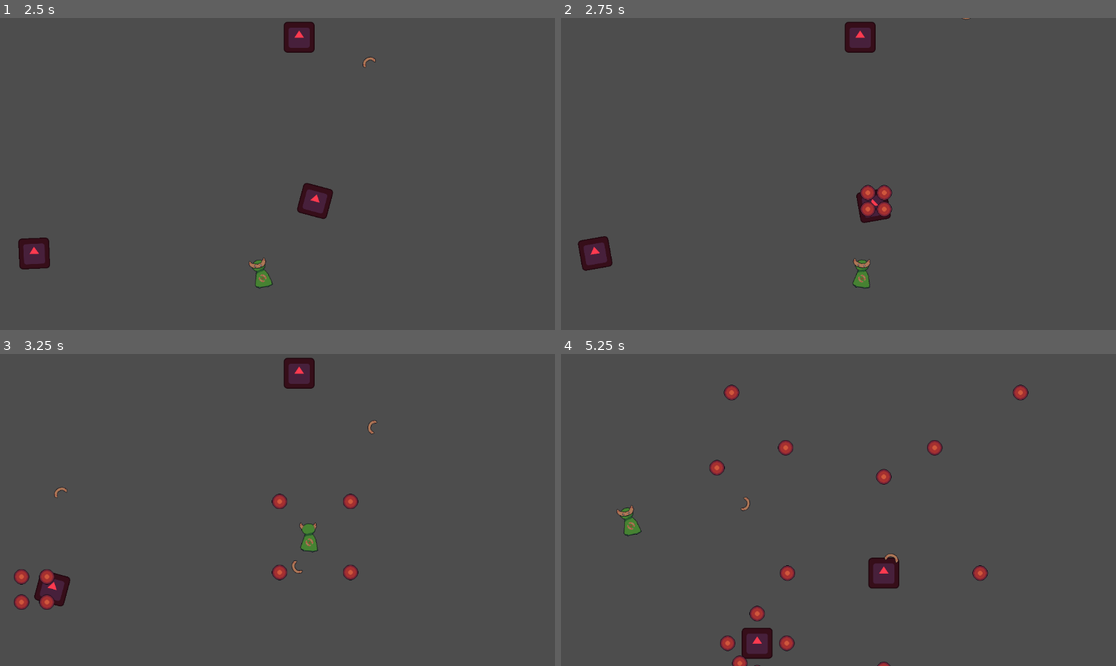
Above: before the commit, frames 1-4 (two rows, left to right).
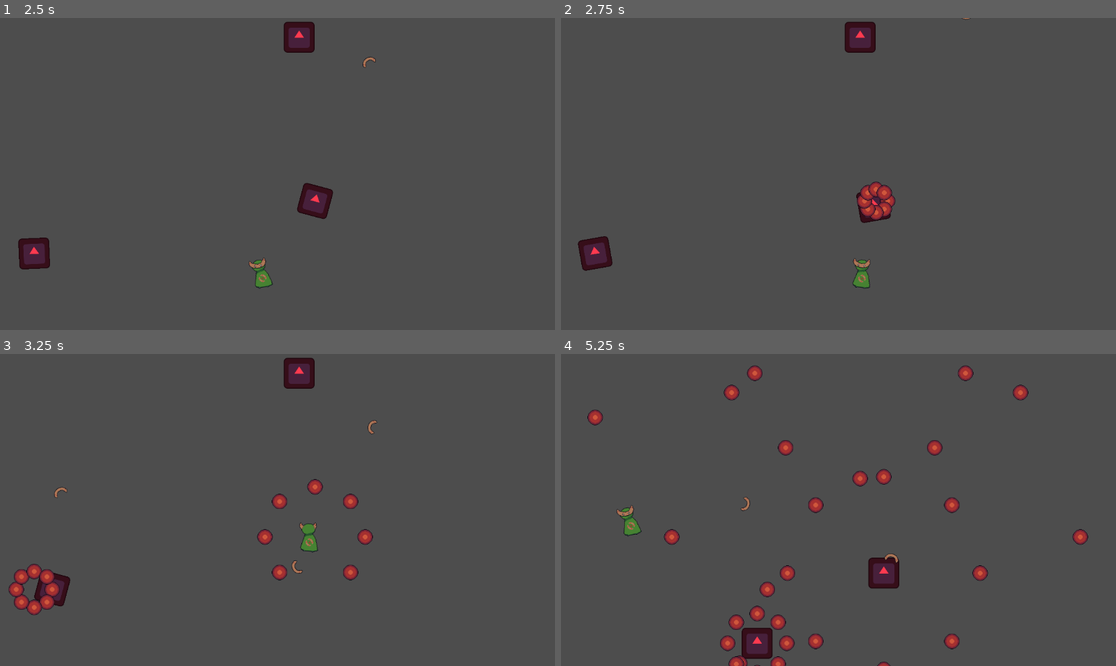
Above: after the commit, the same moments.

Repository: steve52/boomerang-guy-and-the-aglet
Game: Godot game, scene res://Scenes/game.tscn
Two runs of this game, one before a commit and one after it. Both use one fixed random seed, a clock stepped at 60 frames per second and the inputs below. The engine's default icon, where the game draws it, is replaced by a stand-in: a white triangle on a blue panel in a dark square.
Inputs (mouse positions are in pixels of both pictures, inside the frame that each line leads up to):
- Up to frame 1 (2.5 s): tap Enter at 0.5 s; move the mouse to (399, 158) at 0.52 s; hold D (Right) 0.53-1.28 s; click (399, 158) at 0.6 s; move the mouse to (166, 189) at 1.27 s; hold S (Down) 1.28-2.03 s; click (166, 189) at 1.35 s; move the mouse to (333, 105) at 2.02 s; hold D (Right) from 2.03 s (still down); click (333, 105) at 2.1 s
- Up to frame 2 (2.75 s): keep holding D (Right)
- Up to frame 3 (3.25 s): move the mouse to (249, 572) at 2.77 s; release D (Right) at 2.78 s; hold W (Up) from 2.78 s (still down); click (249, 572) at 2.85 s
- Up to frame 4 (5.25 s): move the mouse to (1005, 556) at 3.52 s; release W (Up) at 3.53 s; hold A (Left) 3.53-5.03 s; click (1005, 556) at 3.6 s; move the mouse to (672, 463) at 4.27 s; click (672, 463) at 4.35 s; move the mouse to (866, 510) at 5.02 s; hold S (Down) from 5.03 s (still down); click (866, 510) at 5.1 s

Frame 1 is identical in both runs. In frame 2, 0.2% of the frame differs, in the area x 53-61%, y 52-65%; in frame 3, 0.7%; in frame 4, 1.6%, in the area x 4-95%, y 3-100%.

Commit message:
player takes damage now

Diff:
--- a/Scenes/Enemies/Bullets/ChargingEnemyBullets.tscn
+++ b/Scenes/Enemies/Bullets/ChargingEnemyBullets.tscn
@@ -7,6 +7,8 @@
 radius = 15.033297
 
 [node name="BulletBase" type="Area2D" unique_id=1656104743]
+collision_layer = 16
+collision_mask = 9
 script = ExtResource("1_f3h6e")
 Speed = 160
 
@@ -15,3 +17,6 @@
 
 [node name="CollisionShape2D" type="CollisionShape2D" parent="." unique_id=295492039]
 shape = SubResource("CircleShape2D_qr4i2")
+
+[connection signal="area_entered" from="." to="." method="Hit"]
+[connection signal="body_entered" from="." to="." method="Hit"]
--- a/Scenes/Enemies/Bullets/bulletbase.tscn
+++ b/Scenes/Enemies/Bullets/bulletbase.tscn
@@ -7,6 +7,8 @@
 radius = 16.0
 
 [node name="BulletBase" type="Area2D" unique_id=1656104743]
+collision_layer = 16
+collision_mask = 9
 script = ExtResource("1_1kkf8")
 
 [node name="Sprite2D" type="Sprite2D" parent="." unique_id=806604394]
--- a/Scenes/game.tscn
+++ b/Scenes/game.tscn
@@ -1,7 +1,7 @@
 [gd_scene format=3 uid="uid://c4sol3auy4yn7"]
 
 [ext_resource type="PackedScene" uid="uid://du0xmkdwkcg8q" path="res://Scenes/player.tscn" id="1_ebmjs"]
-[ext_resource type="Script" uid="uid://b3qvw8wgviqfs" path="res://Scenes/game.gd" id="1_wrm1d"]
+[ext_resource type="Script" uid="uid://b3qvw8wgviqfs" path="res://Scripts/game.gd" id="1_wrm1d"]
 [ext_resource type="PackedScene" uid="uid://cuselsv4h0gmx" path="res://Scenes/Enemies/ChargingEnemy.tscn" id="2_qxrlw"]
 
 [sub_resource type="NavigationPolygon" id="NavigationPolygon_80nbo"]
--- a/Scenes/player.tscn
+++ b/Scenes/player.tscn
@@ -31,9 +31,13 @@
 }]
 
 [sub_resource type="RectangleShape2D" id="RectangleShape2D_uk0vl"]
-size = Vector2(21, 39)
+size = Vector2(27, 56)
+
+[sub_resource type="RectangleShape2D" id="RectangleShape2D_qr4i2"]
+size = Vector2(19, 41)
 
 [node name="Player" type="CharacterBody2D" unique_id=197361324]
+collision_mask = 8
 script = ExtResource("1_cvnsp")
 
 [node name="AnimatedSprite2D" type="AnimatedSprite2D" parent="." unique_id=1489554574]
@@ -41,5 +45,16 @@
 animation = &"Back"
 
 [node name="CollisionShape2D" type="CollisionShape2D" parent="." unique_id=1381939714]
-position = Vector2(1.5, 2.5)
+position = Vector2(-0.5, 2)
 shape = SubResource("RectangleShape2D_uk0vl")
+
+[node name="HitDetection" type="Area2D" parent="." unique_id=1645169056]
+collision_mask = 20
+
+[node name="CollisionShape2D" type="CollisionShape2D" parent="HitDetection" unique_id=209515102]
+position = Vector2(-0.5, 1.5)
+shape = SubResource("RectangleShape2D_qr4i2")
+debug_color = Color(0.76745856, 0.16176364, 0.99999994, 0.41960785)
+
+[connection signal="area_entered" from="HitDetection" to="." method="Hit"]
+[connection signal="body_entered" from="HitDetection" to="." method="Hit"]
--- a/Scripts/bullebase.gd
+++ b/Scripts/bullebase.gd
@@ -11,3 +11,8 @@
 	if Shot:
 		var velocity = direction * Speed * delta
 		position += velocity
+
+
+func Hit(ThingHit):
+	if ThingHit.name != "Player":
+		queue_free()
--- a/Scripts/charging_enemy.gd
+++ b/Scripts/charging_enemy.gd
@@ -12,14 +12,14 @@
 	var tilt = -15 if Player.position.x > position.x else 15
 	tween.tween_property(self, "rotation_degrees", tilt, .5)
 	await get_tree().create_timer(.6).timeout
-	for i in 4:
-		var BulletDirection = Vector2.from_angle(deg_to_rad(i*90+45))
+	for i in 8:
+		var BulletDirection = Vector2.from_angle(deg_to_rad(i*45))
 		ShootBullets(CHARGING_ENEMY_BULLETS, BulletDirection)
 	Charge()
 
 func  AfterCharge():
-	for i in 4:
-		var BulletDirection = Vector2.from_angle(deg_to_rad(i*90))
+	for i in 8:
+		var BulletDirection = Vector2.from_angle(deg_to_rad(i*45))
 		ShootBullets(CHARGING_ENEMY_BULLETS, BulletDirection)
 	$ChargeTimer.start(3+randf_range(-1,1))
 	var tween = get_tree().create_tween()
--- a/Scripts/player.gd
+++ b/Scripts/player.gd
@@ -52,3 +52,7 @@
 		Boomerang.position = position
 		Boomerang.Target = get_global_mouse_position()
 		Boomerang.Player = self
+
+
+func Hit(HitBy):
+	print("Dead")
Renamed: Scenes/game.gd -> Scripts/game.gd
Renamed: Scenes/game.gd.uid -> Scripts/game.gd.uid
